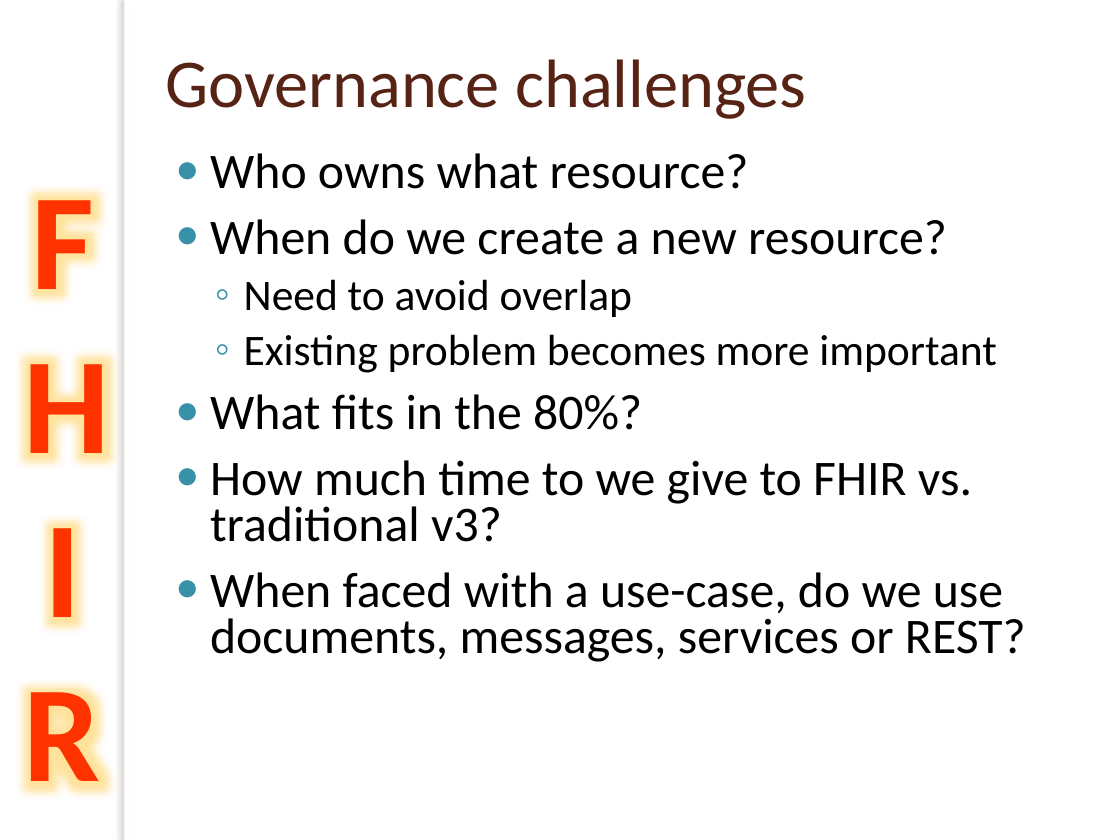
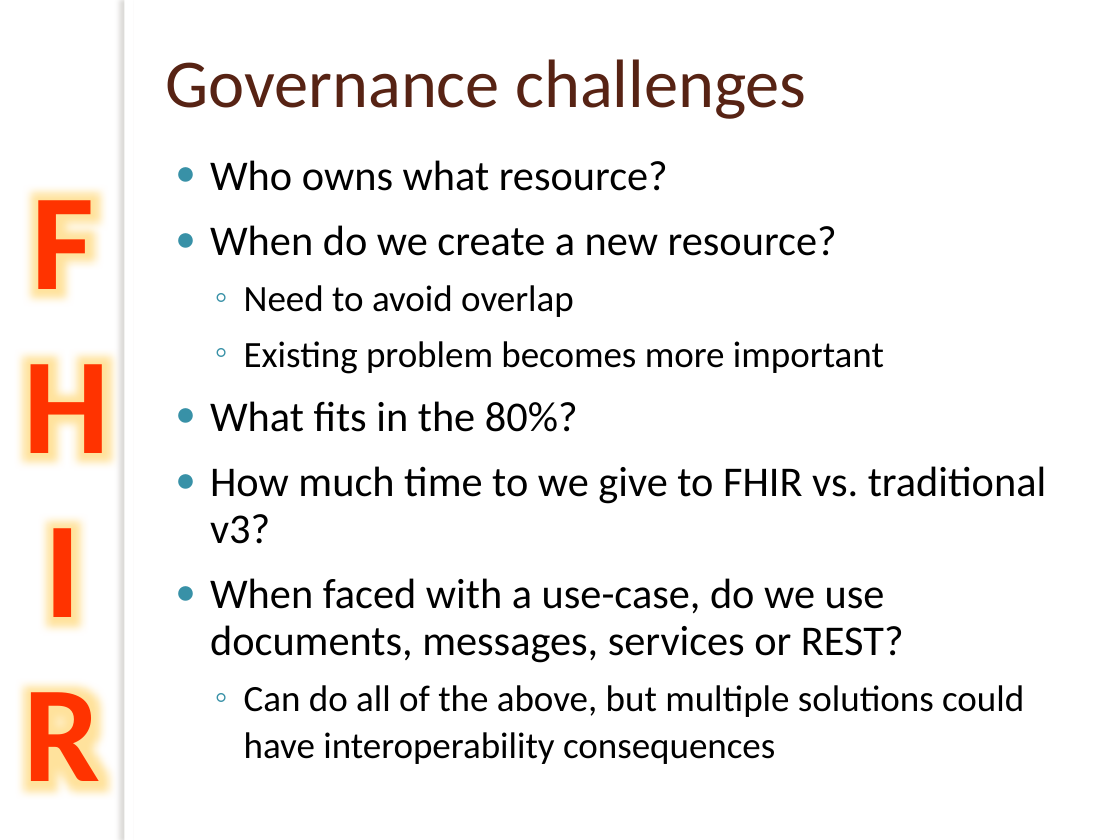
Before and after one commit to vista-novo/fhir, a slide deck: slide 61 of presentations/2012-May WGM Tutorials/201205 WGM Introduction to FHIR.pptx. Drawn at 1120x840 pixels with LibreOffice and Linux fonts; fonts in the diff are those of the drawing; background and template pictures are left out. Boxes give left, top, right and bottom in pixels: in the first picture for what was removed or moved away, otherwise in the second. Text is boxed around its words. In the diff, an @@ line names an element or a change of style, - is before the commit and + after.

```diff
--- a/presentations/2012-May WGM Tutorials/201205 WGM Introduction to FHIR.pptx
+++ b/presentations/2012-May WGM Tutorials/201205 WGM Introduction to FHIR.pptx
@@ text at <box>210,160,1046,663</box>: size 32 to 27.2 pt in "Who owns what resource?", "When do we create a new resource?", "What fits in the 80%?", "How much time to we give to ..." and 1 more places; size 28 to 23.8 pt in "Need to avoid overlap", "Existing problem becomes more important" @@
@@ text at <box>244,685,1024,764</box>: paragraph added @@
+  ◦ Can do all of the above, but multiple solutions could have interoperability consequences
```
Also in this commit, not shown: 4 other slides changed, 9 slides added, 1 other file.
